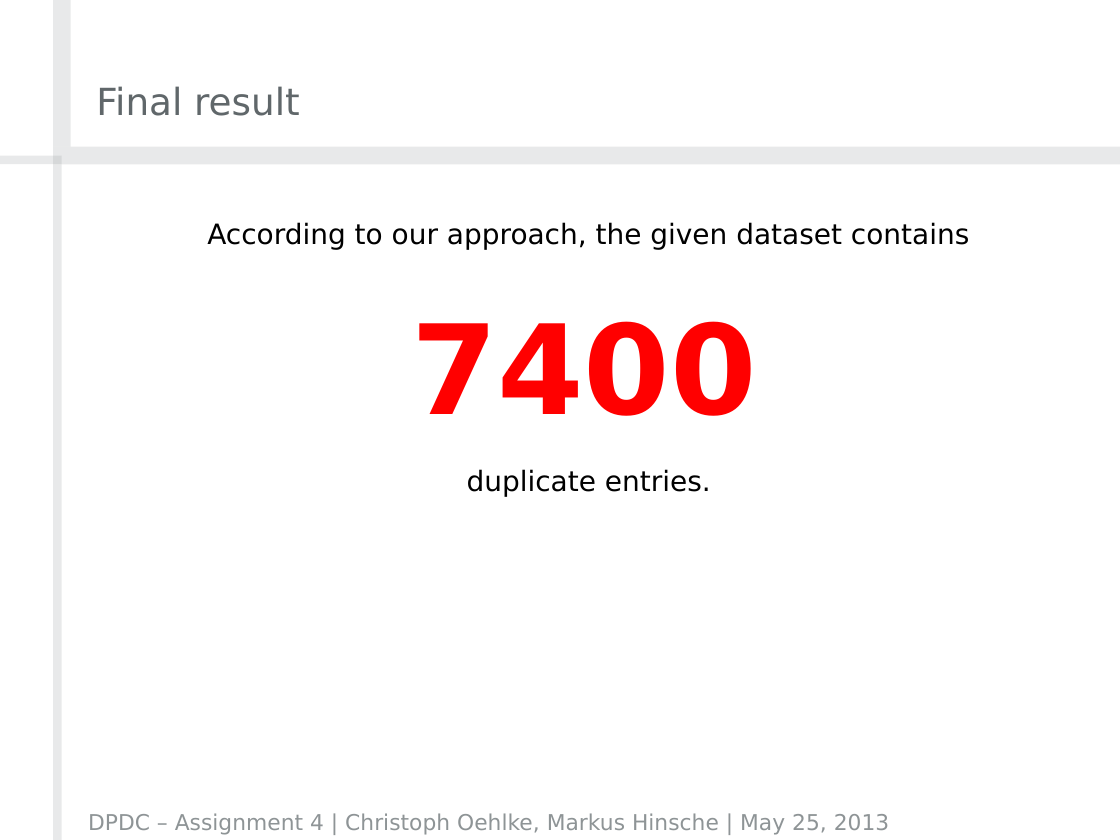
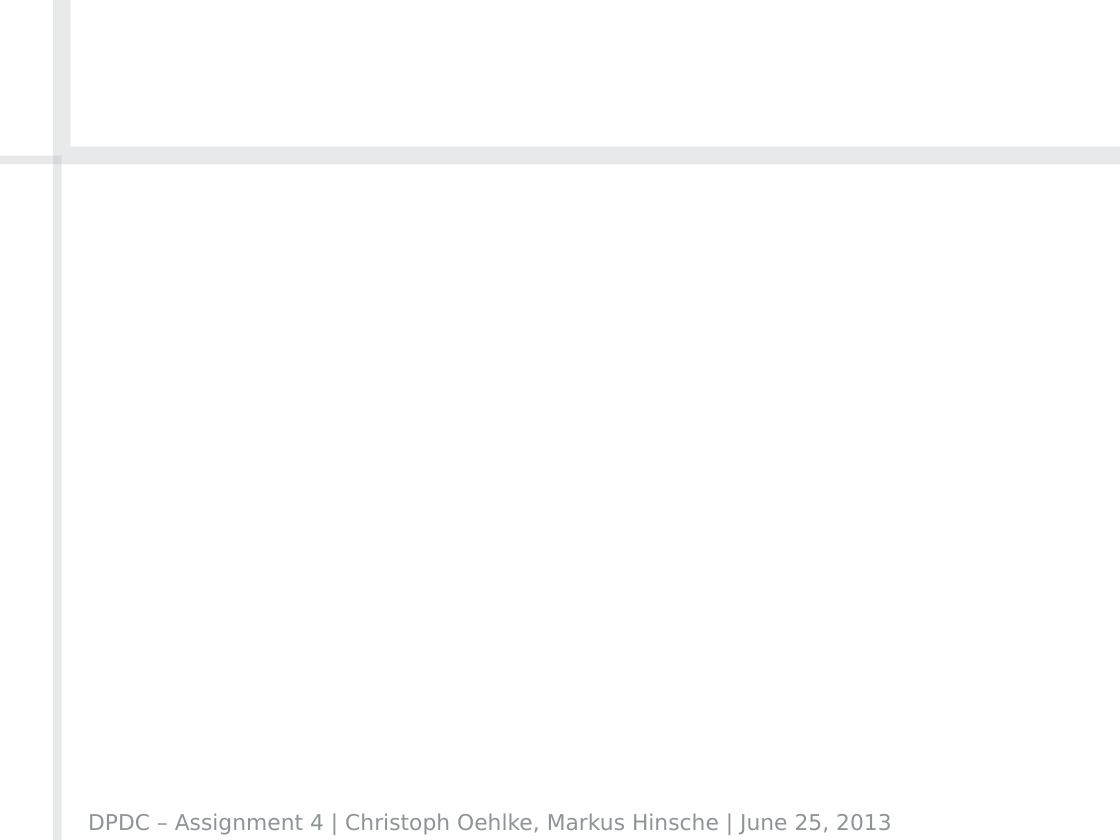
Before and after one commit to crizzy/dpdc-exercises, a slide deck: slide 6 of exercise4/DPDCAssignment4Group01.pptx. Drawn at 1120x840 pixels with LibreOffice and Linux fonts; fonts in the diff are those of the drawing; background and template pictures are left out. Boxes give left, top, right and bottom in pixels: in the first picture for what was removed or moved away, otherwise in the second. Text is boxed around its words. In the diff, an @@ line names an element or a change of style, - is before the commit and + after.

Commit message:
Added presentation.

```diff
--- a/exercise4/DPDCAssignment4Group01.pptx
+++ b/exercise4/DPDCAssignment4Group01.pptx
@@ title removed at (96,86,300,116) @@
-Final result
@@ text removed at (207,222,969,250) @@
-According to our approach, the given dataset contains
@@ text removed at (411,321,757,416) @@
-7400
@@ text removed at (467,469,711,497) @@
-duplicate entries.
@@ text at (88,813,892,835): text changed @@
-DPDC – Assignment 4 | Christoph Oehlke, Markus Hinsche | May 25, 2013
+DPDC – Assignment 4 | Christoph Oehlke, Markus Hinsche | June 25, 2013
```
Also in this commit, not shown: 1 other slide changed, 6 slides added, 3 slides removed.
